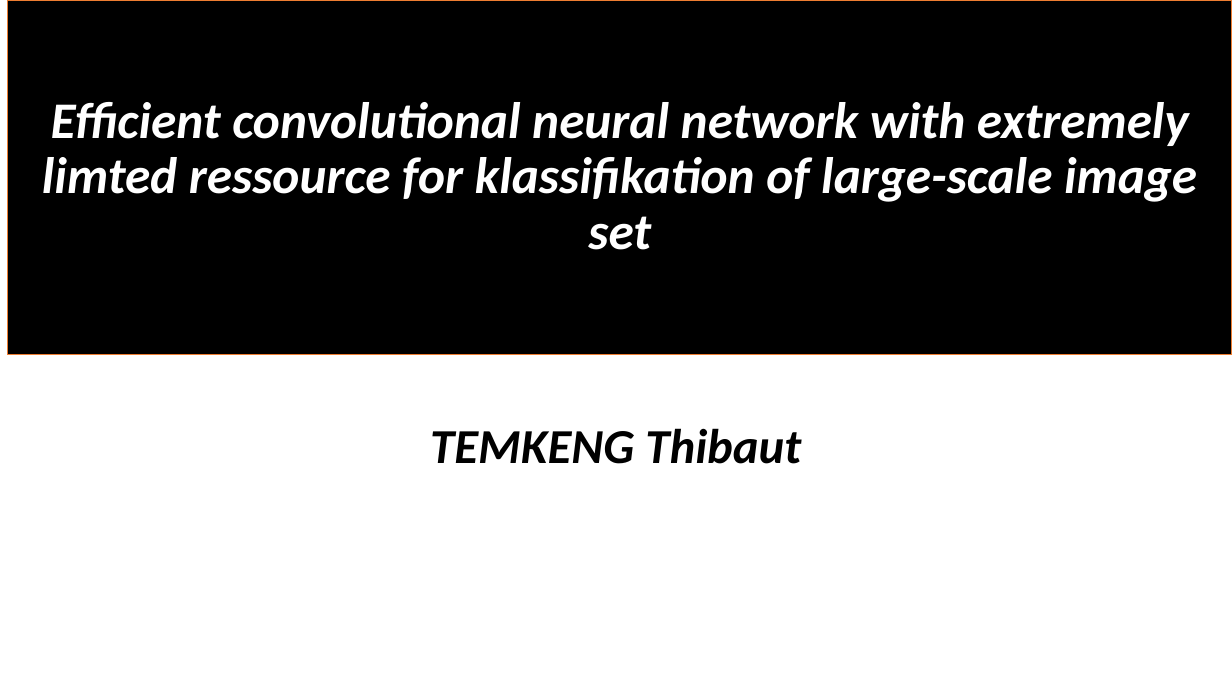
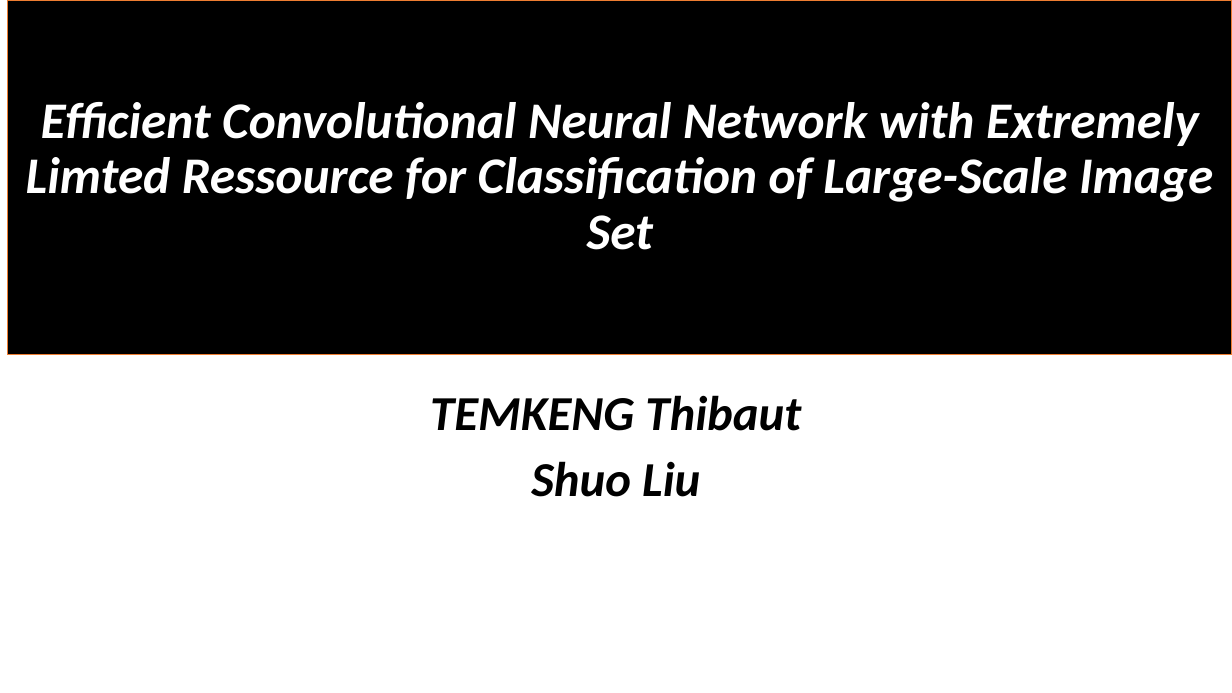
Before and after one commit to TEMKENG/Programme, a slide deck: slide 1 of bachelorarbeit-vorlage/Efficient convolutional neural network with extremely limted ressource.pptx. Drawn at 1232x693 pixels with LibreOffice and Linux fonts; fonts in the diff are those of the drawing. Boxes give left, top, right and bottom in pixels: in the first picture for what was removed or moved away, otherwise in the second. Text is boxed around its words. In the diff, an @@ line names an element or a change of style, - is before the commit and + after.

```diff
--- a/bachelorarbeit-vorlage/Efficient convolutional neural network with extremely limted ressource.pptx
+++ b/bachelorarbeit-vorlage/Efficient convolutional neural network with extremely limted ressource.pptx
@@ title at [26,102,1213,250]: text changed @@
-Efficient convolutional neural network with extremely limted ressource for klassifikation of large-scale image set
+Efficient Convolutional Neural Network with Extremely Limted Ressource for Classification of Large-Scale Image Set
@@ subtitle at [531,461,700,497]: paragraph added @@
+Shuo Liu
```
Also in this commit, not shown: 1 other slide changed, 12 other files.
